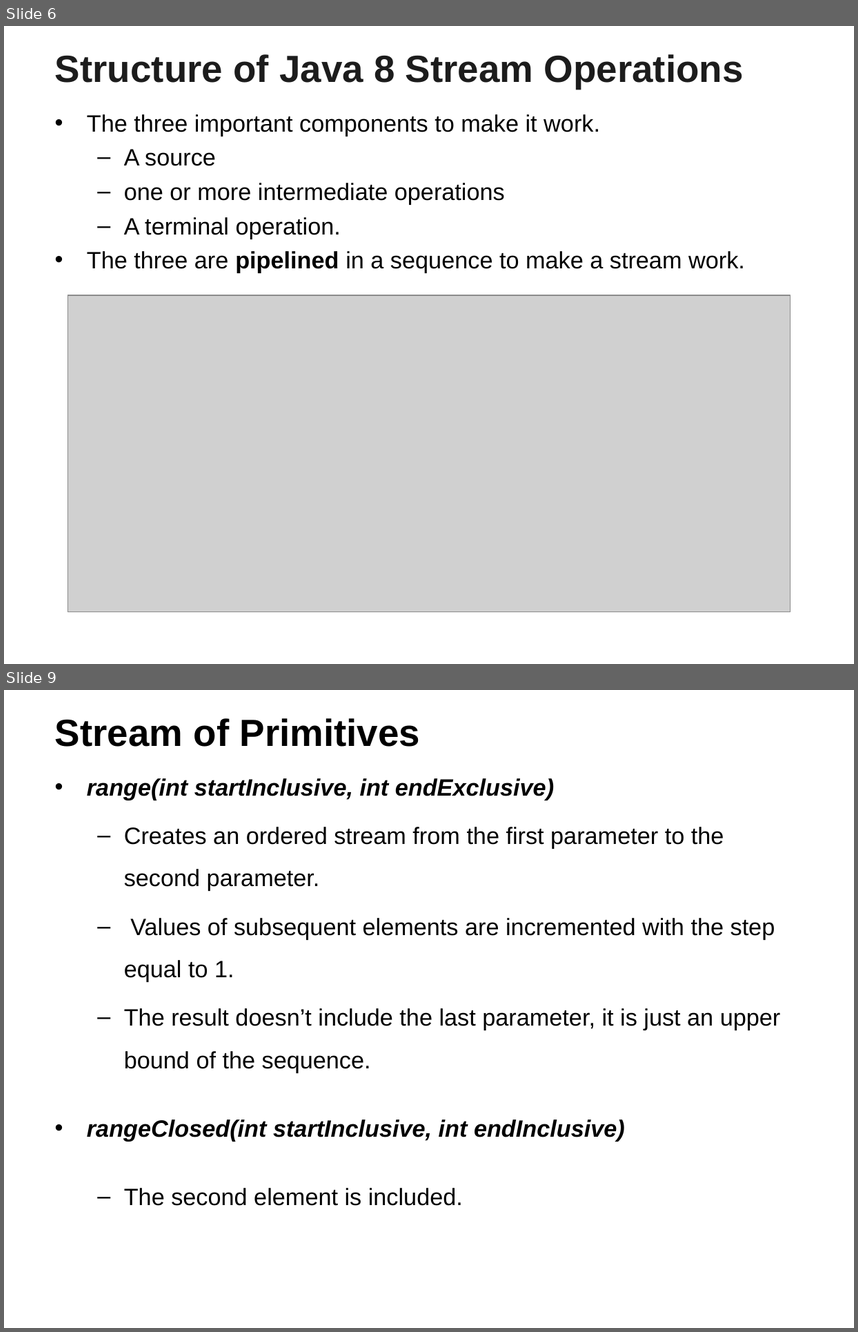
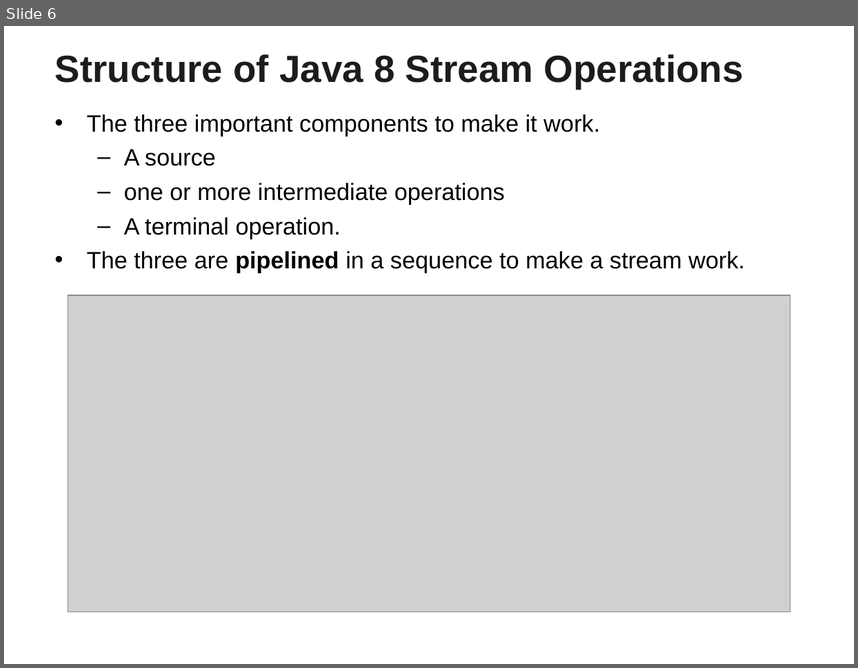
Before and after one commit to vatsanTraining/corejava, a slide deck: Streams_centuryLink.ppt. Shown one above the other, each under a label of ours: slides 6 and 9 before the commit, slide 6 after it; the slides between them are not shown. The pictures are 858x1332 and 858x668 pixels, drawn with LibreOffice and Linux fonts; fonts in the diff are those of the drawing; grey boxes stand for pictures; background and template pictures are left out. Boxes give left, top, right and bottom in pixels: in the first picture for what was removed or moved away, otherwise in the second. Text is boxed around its words. In the diff, an @@ line names an element or a change of style, - is before the commit and + after.

```diff
--- a/Streams_centuryLink.ppt
+++ b/Streams_centuryLink.ppt
@@ slide 9 removed at (x1=4, y1=690, x2=854, y2=1328), background picture (left out) @@
@@ title removed at (x1=55, y1=718, x2=420, y2=747) @@
-Stream of Primitives
@@ text removed at (x1=87, y1=778, x2=781, y2=1205) @@
-• range(int startInclusive, int endExclusive)
-  – Creates an ordered stream from the first parameter to the second parameter.
-  – Values of subsequent elements are incremented with the step equal to 1.
-  – The result doesn’t include the last parameter, it is just an upper bound of the sequence.
-• rangeClosed(int startInclusive, int endInclusive)
-  – The second element is included.
```
Also in this commit, not shown: 17 other slides removed.
